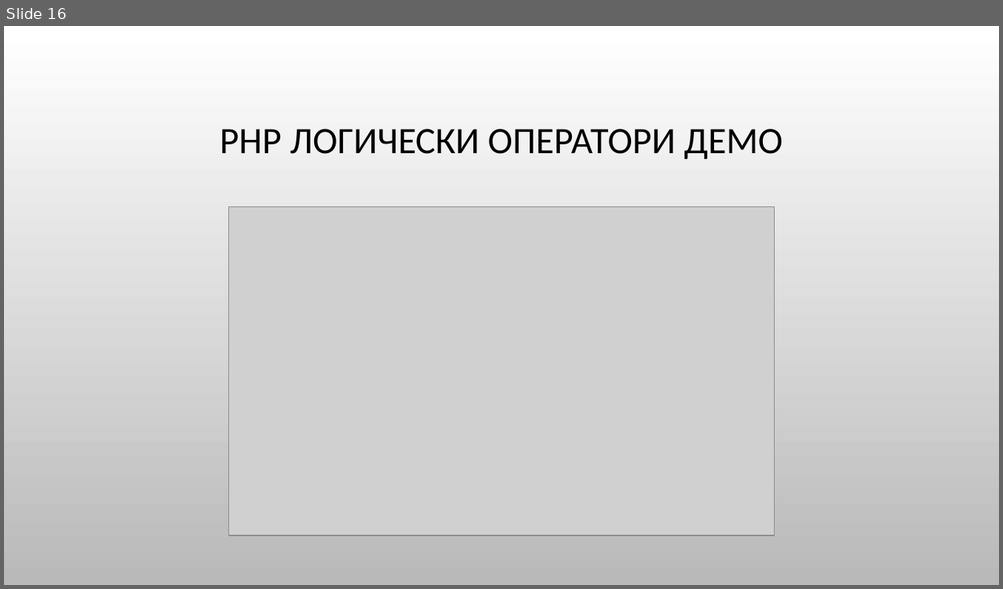
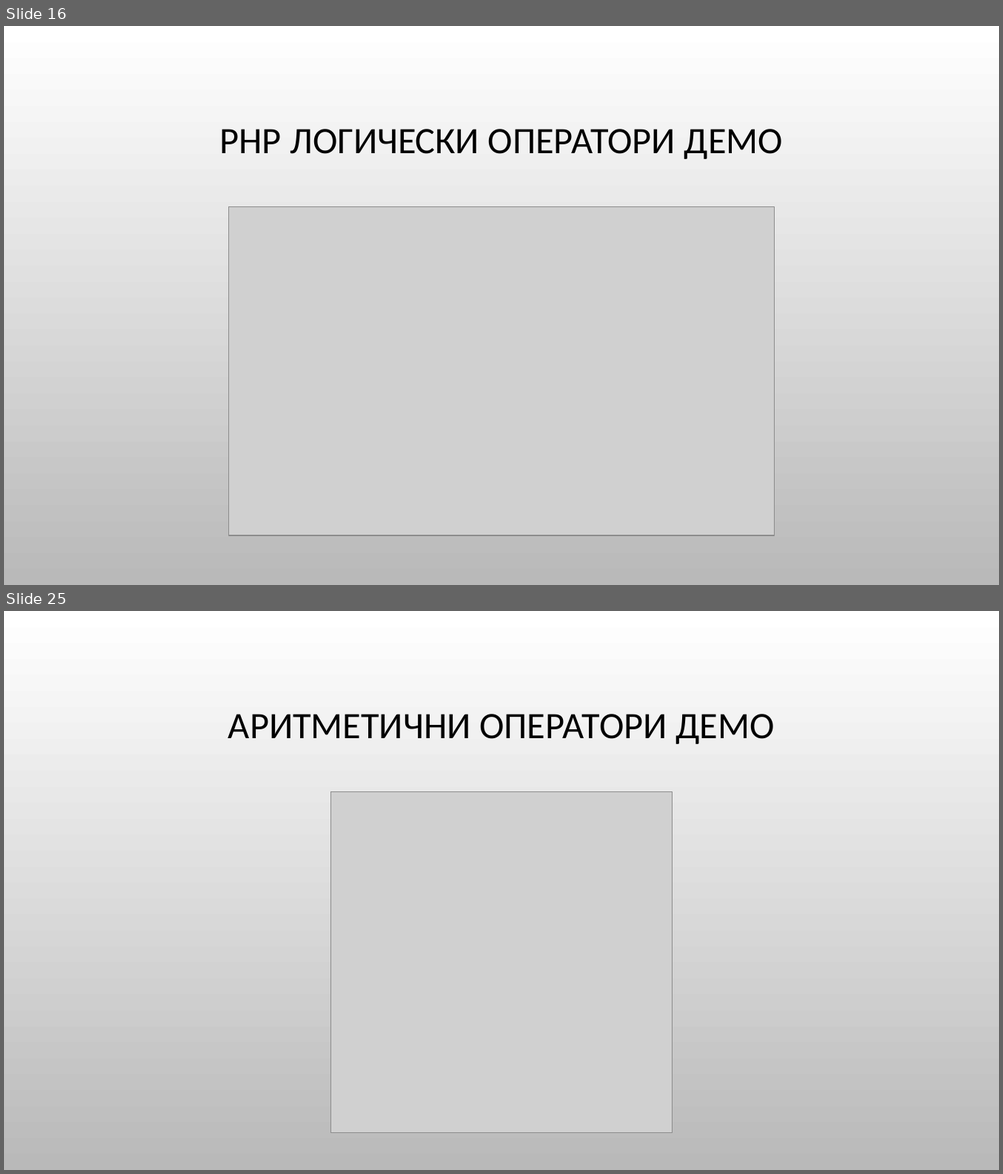
Before and after one commit to Bilyukov/php-mysql-course, a slide deck: 04.php-basics.pptx. Shown one above the other, each under a label of ours: slide 16 before the commit, slides 16 and 25 after it; the slides between them are not shown. The pictures are 1003x589 and 1003x1174 pixels, drawn with LibreOffice and Linux fonts; fonts in the diff are those of the drawing; grey boxes stand for pictures; background and template pictures are left out. Boxes give left, top, right and bottom in pixels: in the first picture for what was removed or moved away, otherwise in the second. Text is boxed around its words. In the diff, an @@ line names an element or a change of style, - is before the commit and + after.

```diff
--- a/04.php-basics.pptx
+++ b/04.php-basics.pptx
@@ slide 25 added at box(4, 611, 999, 1170), background picture (left out) @@
@@ title added at box(228, 714, 774, 744), 36 pt, text #000000 @@
+АРИТМЕТИЧНИ ОПЕРАТОРИ ДЕМО
@@ picture added at box(331, 792, 671, 1133) @@
```
Also in this commit, not shown: 9 other slides added, 2 slides removed, 8 other files.
